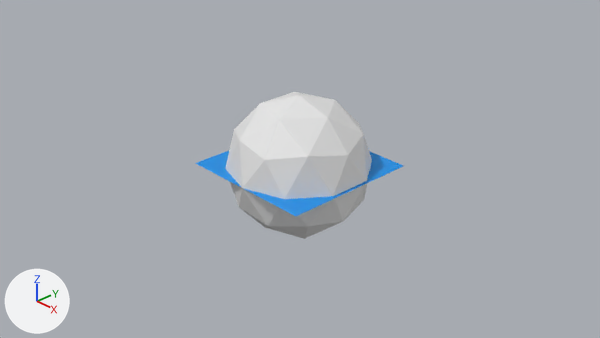
Renders of the Blender file GeometryNodesCurvesOnFaces.blend from each side of a commit.
The view is the same before and after, from the file's camera 'Camera'. Lighting does not change. The marker at lower left points along +X, +Y and +Z.
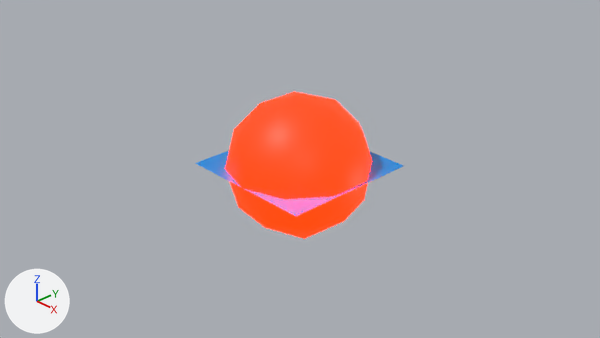
The change, as a list of edits to the scene's bpy script:
```text
Add mat_material:
    mat_material = principled_material('Material')
    mat_material.base_color = (0.8, 0.00291, 0.0)  # red #e70a00
    mat_material.emission_color = (1.0, 0.00382, 0.0)  # red #ff0c00
    mat_material.emission_strength = 17.7
Change me_icosphere:
    where me_icosphere.from_pydata(...)  # 42 vertices, 80 faces; spans x -0.95..0.95, y -1.0..1.0, z -1.0..1.0
    used by ob_icosphere; location = (0.0, 0.0, 0.0)
    me_icosphere part 1: all faces are now shaded smooth (80 of 80 changed)
    add me_icosphere.materials.append(mat_material)  # red #e70a00
```

Where the change shows, as pixel boxes (x1, y1, x2, y2) in the pictures (600 x 338 px):
'Icosphere', recoloured, shading changed
    both: (225, 92, 372, 239)
